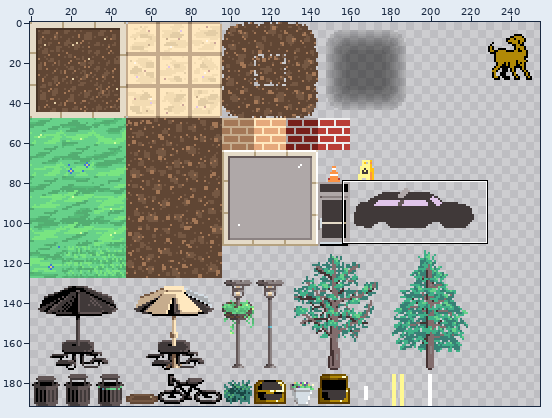
Sprite sheet, stored at RGRPG/Assets/Resources/Sprites/Pixel/umbc_tile_1_0.png. Above: a wide view before the commit, with the close-up outlined.
Close-up. First the earlier version:
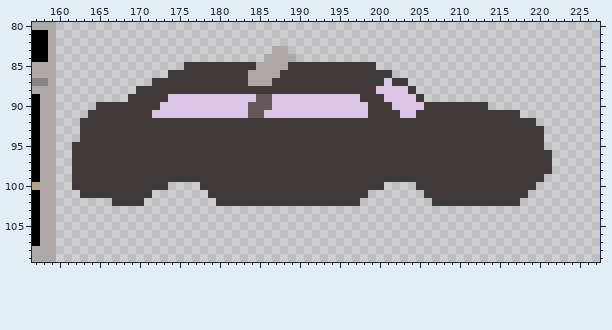
The file is 256x192 pixels. Pixels under 10% opacity are left out. Colours within 5 levels of each other are drawn and written as one. Shown: x 157..227, y 80..109. The wide view leaves out empty margins.
The same view after the edit:
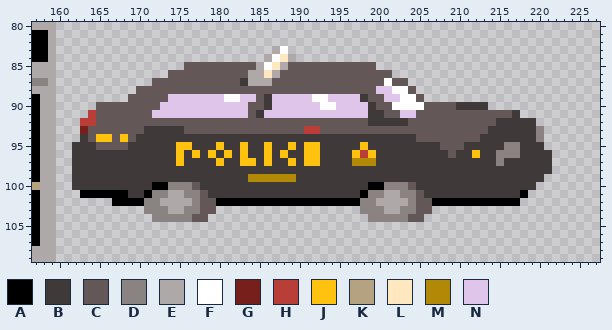
Palette (. is transparent): A #000000  B #403939  C #635757  D #8b8282  E #afa8a8  F #ffffff  G #771f1a  H #b93e37  J #ffc20f  K #b5a280  L #ffe8bf  M #b18906  N #e0c5ea
Commit: police car
The edit:
Changed rows in their new state; - is an unchanged pixel.
first column x 163:
 83 -------------------------F--------------------------------
 84 ------------------------FL--------------------------------
 85 -------------CCCCCCCCC-FL-CCCCCCCCCCC---------------------
 86 -----------CCCCCCCCCC--L-CCCCCCCCCCCCCC-------------------
 87 ---------CCCCCCCCCCC----CCCCCCCCCCCCCCFCC-----------------
 88 -------CCCCCCCCCCCCCCCCCCCCCCCCCCCCCC--FFC----------------
 89 ------CCCCC-------FF---B-----FF-----CC--FFC---------------
 90 --CCCCCCCC-------------B------FF-----CCFFFFCCCC-----------
 91 -HCCCCCCC-------------B---------------CC--CCCCCCCCCCCC----
 92 HHCCCCCCCCCCCCCCCCCCCCCCCCCCCCCCCCCC-----CCCCCCCCCCC------
 93 GCCCCCCC-----CCCCCCCCCCCCCCCHHCCCCCCCCCCCCCCCCCCCCC------D
 94 -CJJCJC-----------------------------------CCCCCCCC-------D
 95 --CCCC------JJ---J--J--J--J-JJ-----J---------CCC-----DD---
 96 ------------J-J-J-J-J--J-J--JJ----JHJ---------C--J--DDD---
 97 ------------J----J--JJ-J--J-JJ----MMM---------------D-----
 99 ---------------------MMMMMM-------------------------------
100 ---------AADDDC---------------------AADDDC----------------
101 AAAAAA--ADDEEDDC-------------------ADDEEDDC------------A--
102 ----AAAADDEEEEDCCAAAAAAAAAAAAAAAAAADDEEEEDCCAAAAAAAAAAA---
103 --------DDDEEDDCC------------------DDDEEDDCC--------------
104 ---------DDDDDCC--------------------DDDDDCC---------------
